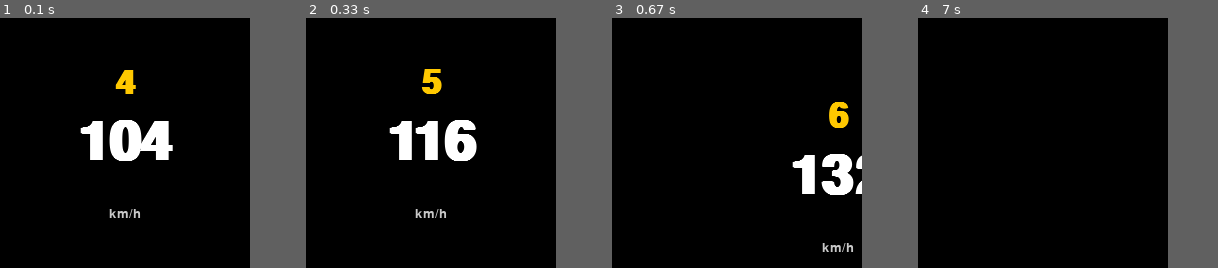
Above: before the commit, frames 1-4 (left to right).
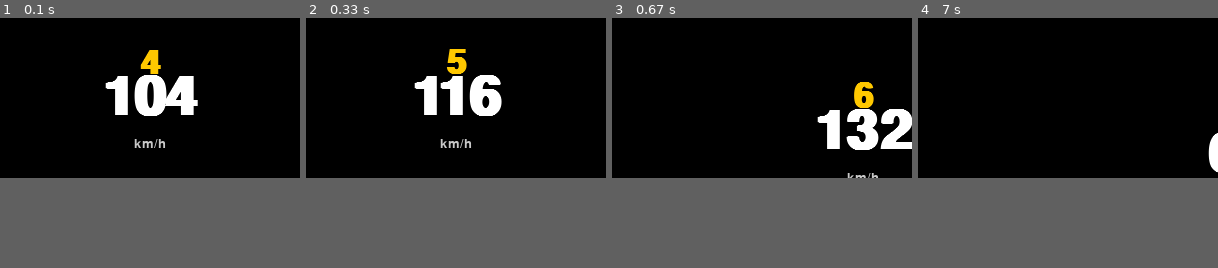
Above: after the commit, the same moments.

Repository: murilobarbosa2002/lmu-minimal-overlay
Game: pygame game, started from src/main.py
Two runs of this game, one before a commit and one after it. Both use one fixed random seed, a clock stepped at 60 frames per second and the inputs below.
Inputs (mouse positions are in pixels of both pictures, inside the frame that each line leads up to):
- Up to frame 1 (0.1 s): no input
- Up to frame 2 (0.33 s): no input
- Up to frame 3 (0.67 s): press the mouse at (690, 98) at 0.37 s; move the mouse to (741, 115) at 0.47 s; release the mouse at (792, 133) at 0.6 s
- Up to frame 4 (7 s): press the mouse at (996, 98) at 0.7 s; move the mouse to (1047, 118) at 0.8 s; release the mouse at (1095, 138) at 0.93 s; move the mouse to (996, 98) at 5.63 s; press the mouse at (996, 98) at 5.67 s; move the mouse to (990, 98) at 5.77 s; release the mouse at (981, 95) at 5.9 s; press the mouse at (996, 98) at 6.83 s; move the mouse to (981, 88) at 6.93 s
In our replay, the window is 250x250 before the commit and 300x160 after it. These sizes can differ from the game's own. Grey fills any space a smaller window leaves; there, only what the larger window draws over its background counts as a difference.

The runs differ from the first frame. In frame 1, 7.4% of the frame differs, in the area x 26-66%, y 12-80%; in frame 2, 6.7%; in frame 3, 6.5%; in frame 4, 0.4%.

Commit message:
fix(ui): adjust dimensions to 300x160 and force 32-bit depth

Diff:
--- a/src/main.py
+++ b/src/main.py
@@ -8,12 +8,12 @@
 from src.ui.widgets.speedometer import Speedometer
 
 def main():
-    window = WindowManager(title="LMU Telemetry Overlay", width=250, height=250)
+    window = WindowManager(title="LMU Telemetry Overlay", width=300, height=160)
     window.init()
     provider = MockTelemetryProvider()
     state_machine = StateMachine()
 
-    speedometer = Speedometer(x=25, y=25, width=200, height=200)
+    speedometer = Speedometer(x=10, y=5, width=280, height=150)
 
     widgets = [speedometer]
 
--- a/src/ui/window.py
+++ b/src/ui/window.py
@@ -16,7 +16,7 @@
         pygame.init()
         pygame.display.set_caption(self.title)
         flags = pygame.SRCALPHA | pygame.NOFRAME
-        self.surface = pygame.display.set_mode((self.width, self.height), flags)
+        self.surface = pygame.display.set_mode((self.width, self.height), flags, 32)
         self.is_running = True
 
     def set_transparent(self, transparent: bool) -> None:
